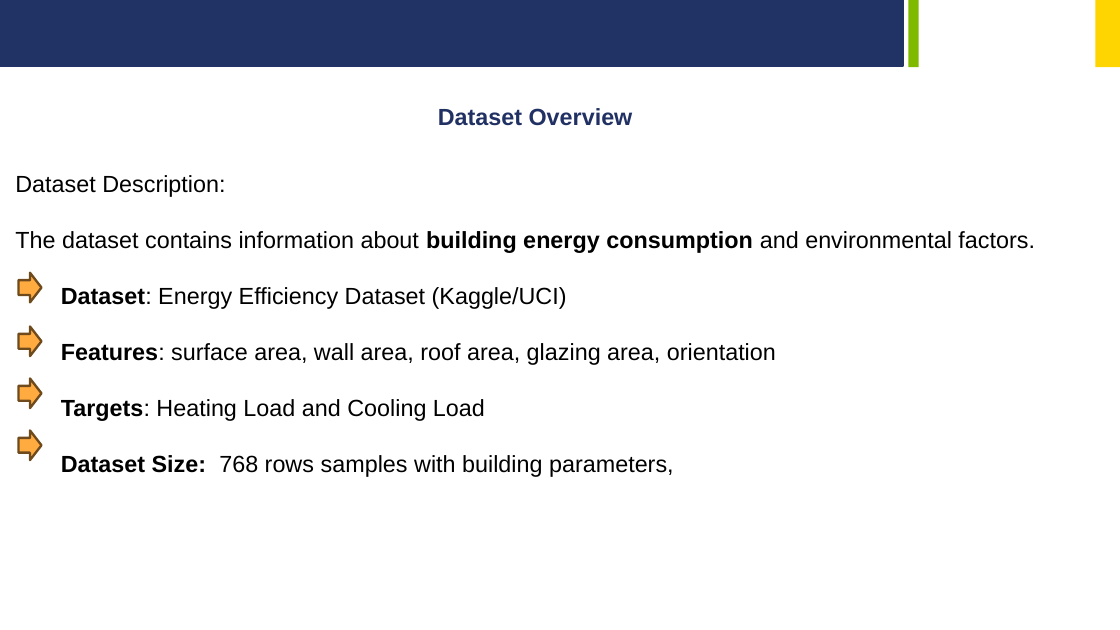
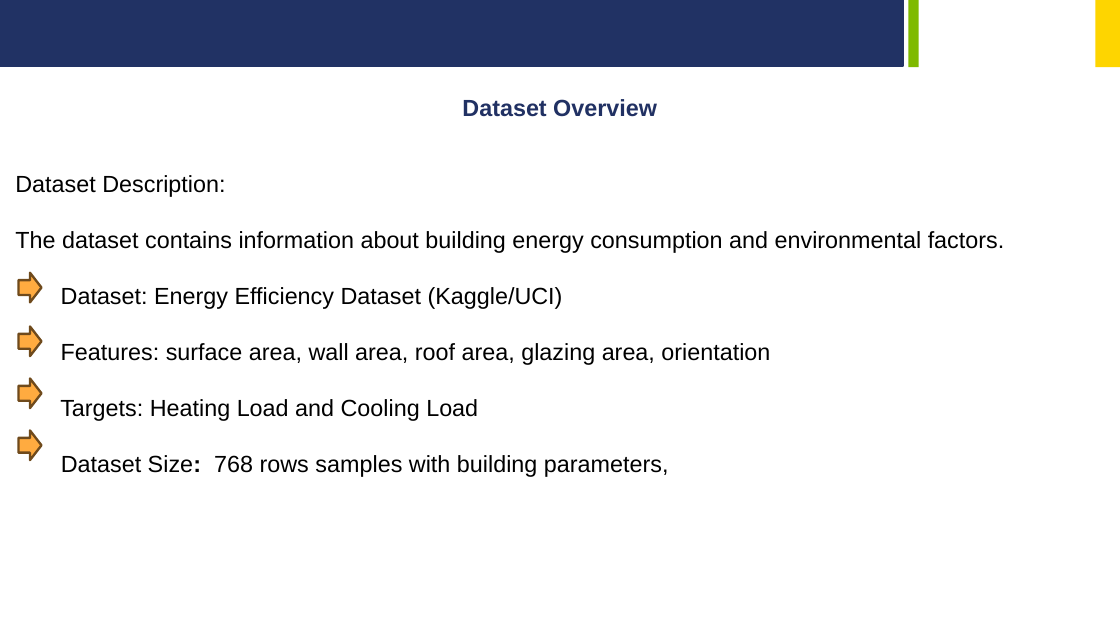
Before and after one commit to sohangehlot/AI-Energy-Consumption-Prediction, a slide deck: slide 2 of ai based Energy consumption prediction project.pptx. Drawn at 1120x630 pixels with LibreOffice and Linux fonts; fonts in the diff are those of the drawing; background and template pictures are left out. Boxes give left, top, right and bottom in pixels: in the first picture for what was removed or moved away, otherwise in the second. Text is boxed around its words. In the diff, an @@ line names an element or a change of style, - is before the commit and + after.

```diff
--- a/ai based Energy consumption prediction project.pptx
+++ b/ai based Energy consumption prediction project.pptx
@@ text "Dataset Overview": place and size @@
-text "Dataset Overview" at [438,108,633,126]
+text "Dataset Overview" at [462,99,657,117]
@@ text at [15,231,1005,477]: bold off in "building energy consumption", "Dataset:", "Features:", "Targets:" and 1 more places @@
```
Also in this commit, not shown: 9 other slides changed, 2 slides removed.
